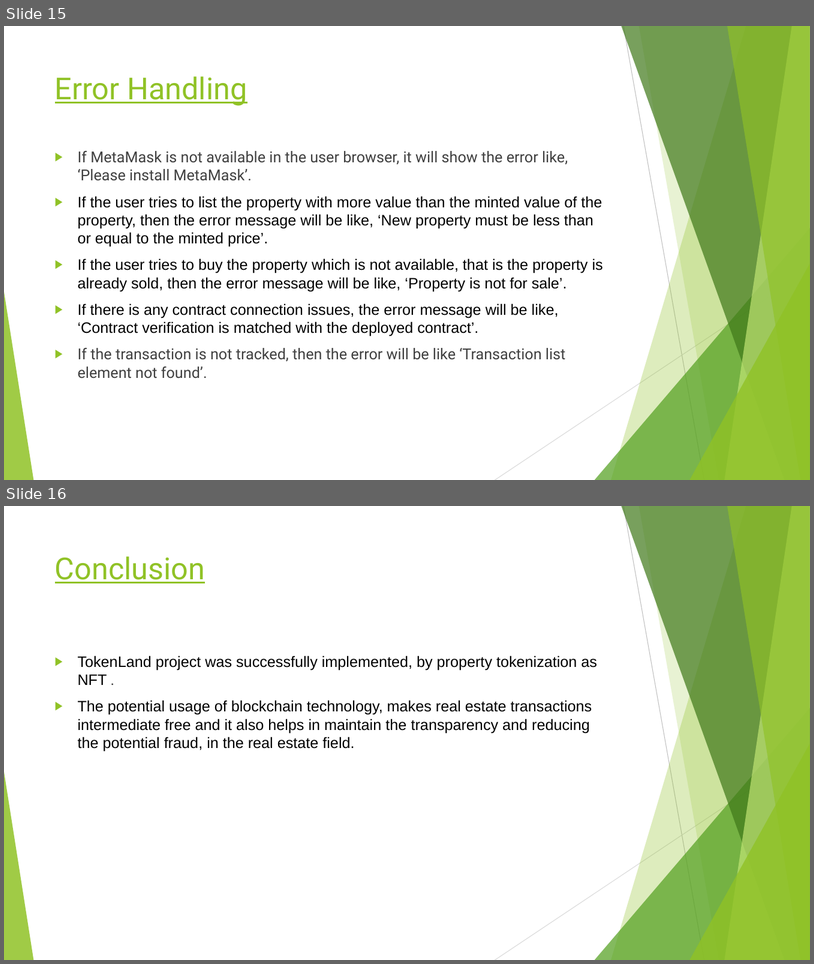
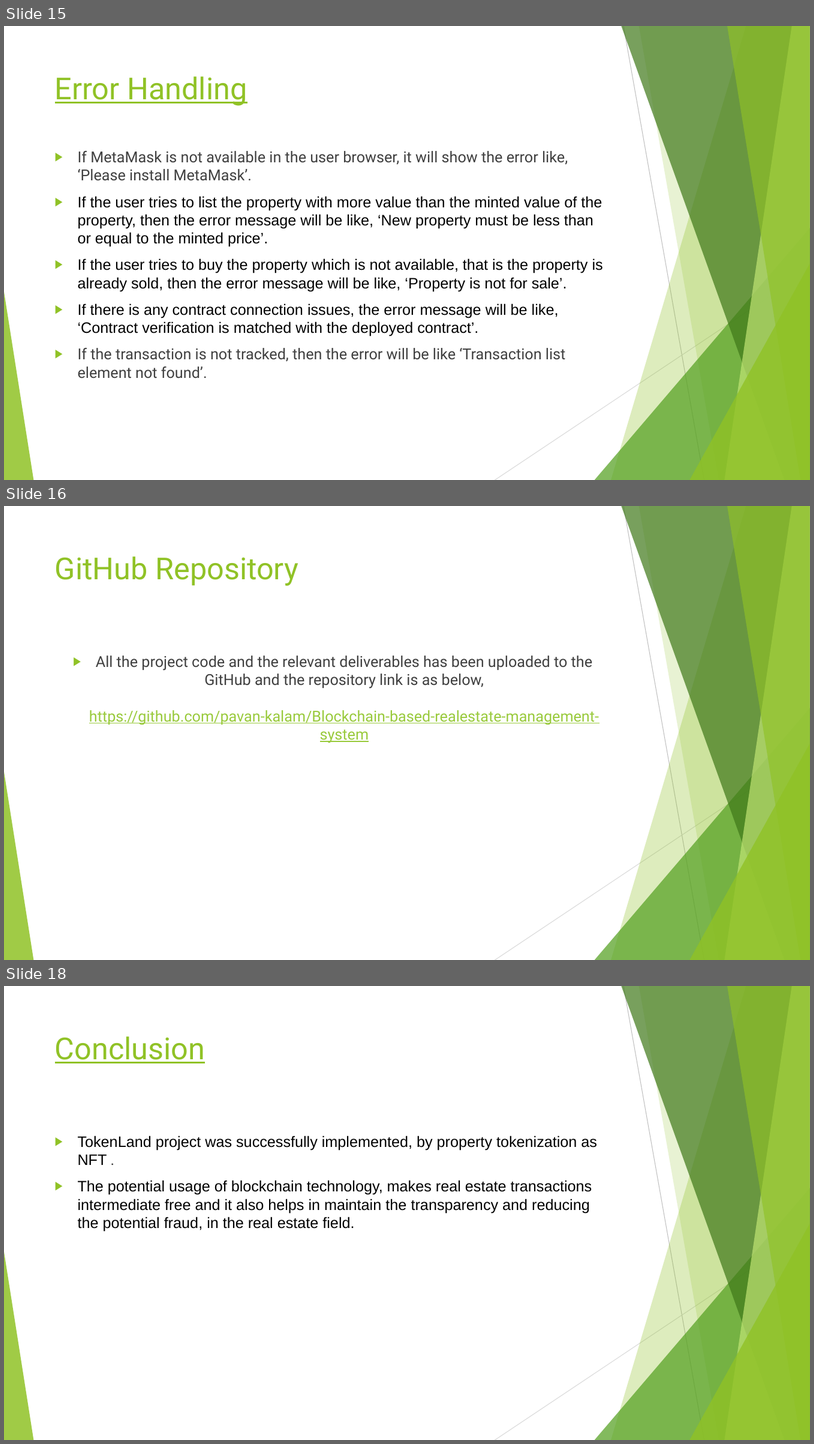
Before and after one commit to pavan-kalam/Blockchain-based-realestate-management-system, a slide deck: Blockchain-TokenLand-real-estate-project.pptx. Shown one above the other, each under a label of ours: slides 15 and 16 before the commit, slides 15, 16 and 18 after it; the slides between them are not shown. The pictures are 814x964 and 814x1444 pixels, drawn with LibreOffice and Linux fonts; fonts in the diff are those of the drawing. Boxes give left, top, right and bottom in pixels: in the first picture for what was removed or moved away, otherwise in the second. Text is boxed around its words. In the diff, an @@ line names an element or a change of style, - is before the commit and + after.

Commit message:
changes

```diff
--- a/Blockchain-TokenLand-real-estate-project.pptx
+++ b/Blockchain-TokenLand-real-estate-project.pptx
@@ slide 16 added at (x1=4, y1=506, x2=810, y2=960), background #FFFFFF; not listed: 10 template elements that a slide beside it also shows @@
@@ title added at (x1=55, y1=556, x2=299, y2=586), 36 pt, text #90C226 @@
+GitHub Repository
@@ text added at (x1=89, y1=655, x2=599, y2=743), 18 pt, text #404040 @@
+▶ All the project code and the relevant deliverables has been uploaded to the GitHub and the repository link is as below,
+  https://github.com/pavan-kalam/Blockchain-based-realestate-management-system
@@ what was slide 16 is now slide 18 @@
```
Also in this commit, not shown: 1 other slide added.
